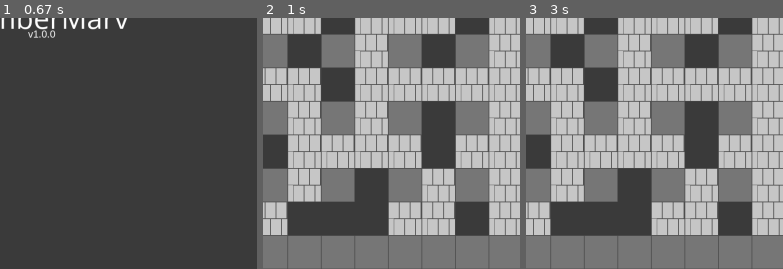
Above: before the commit, frames 1-3 (left to right).
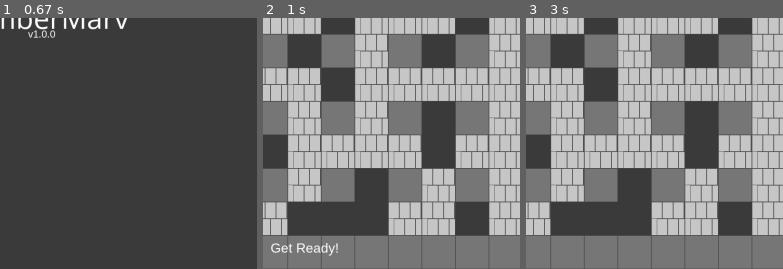
Above: after the commit, the same moments.

Repository: roborros/BomberMarv
Game: pygame game, started from pyBomberMarv.py
Two runs of this game, one before a commit and one after it. Both use one fixed random seed, a clock stepped at 60 frames per second and the inputs below.
Inputs:
- Up to frame 1 (0.67 s): hold Right from 0.33 s (still down)
- Up to frame 2 (1 s): release Right at 0.8 s; tap Enter at 0.83 s
- Up to frame 3 (3 s): no input
The pictures show only the part of the screen within x 42-92%, y 50-100%; the shares and areas given below are measured in that part.

Frame 1 is identical in both runs. In frame 2, 0.5% of the frame differs, in the area x 3-30%, y 89-95%; in frame 3, nothing differs.

Commit message:
Add a 2-second freeze time at game start and update game state handling

Diff:
--- a/pyBomberMarv.py
+++ b/pyBomberMarv.py
@@ -339,7 +339,7 @@
 
 
 def init_game():
-    global board, bombs, explosions, powerups, players
+    global board, bombs, explosions, powerups, players, game_start_time
     board = generate_maze()
     bombs = []
     explosions = []
@@ -388,6 +388,7 @@
 
         clear_safe_zone(board, player.start_grid_x, player.start_grid_y, offsets)
         player.reset()
+    game_start_time = pygame.time.get_ticks() + 2000  # Add a 2-second freeze time
 
 def get_explosion_cells(bomb):
     cells = [(bomb.x, bomb.y)]
@@ -731,7 +732,7 @@
                 if game_state in ["win", "champion", "startup"]:
                     init_game()
                     game_state = "playing"
-            elif game_state == "playing":
+            elif game_state == "playing" and current_time >= game_start_time:
                 for player in players:
                     if event.key == player.controls['bomb']:
                         player.drop_bomb(bombs, current_time)
@@ -758,62 +759,72 @@
         draw_logo(game_surface, alpha)
 
     elif game_state == "playing":
-        for player in players:
-            player.update(dt, board, bombs)
-        triggered_explosions = []
-        for bomb in bombs[:]:
-            if bomb.update(current_time):
-                exp = Explosion(get_explosion_cells(bomb), current_time)
-                triggered_explosions.append(exp)
-                bomb.owner.active_bombs -= 1
-                bombs.remove(bomb)
-        chain_cells = set()
-        for exp in triggered_explosions:
-            for cell in exp.cells:
-                chain_cells.add(cell)
-        chain_triggered = True
-        while chain_triggered:
-            chain_triggered = False
+        if current_time < game_start_time:
+            draw_board(game_surface)
+            draw_powerups(game_surface)
+            draw_bombs(game_surface, current_time)
+            draw_explosions(game_surface, current_time)
+            draw_players(game_surface)
+            start_text = font_small.render("Get Ready!", True, (255, 255, 255))
+            start_rect = start_text.get_rect(center=(BASE_WIDTH // 2, BASE_HEIGHT - 50))
+            game_surface.blit(start_text, start_rect)
+        else:
+            for player in players:
+                player.update(dt, board, bombs)
+            triggered_explosions = []
             for bomb in bombs[:]:
-                if (bomb.x, bomb.y) in chain_cells:
+                if bomb.update(current_time):
                     exp = Explosion(get_explosion_cells(bomb), current_time)
                     triggered_explosions.append(exp)
-                    for cell in exp.cells:
-                        chain_cells.add(cell)
                     bomb.owner.active_bombs -= 1
                     bombs.remove(bomb)
-                    chain_triggered = True
-        explosions.extend(triggered_explosions)
-        for explosion in explosions[:]:
-            if not explosion.is_active(current_time):
-                handle_explosion(explosion)
-                explosions.remove(explosion)
-        for player in players:
-            if not player.alive:
-                continue
-            for pu in powerups[:]:
-                if player.get_grid_pos() == (pu.x, pu.y):
-                    if pu.type == "bomb":
-                        player.bomb_capacity += 1
-                    elif pu.type == "fire":
-                        player.fire_power += 1
-                    powerups.remove(pu)
-                    bonus_sound.play()
-        alive_players = [p for p in players if p.alive]
-        if len(alive_players) <= 1:
-            if alive_players:
-                alive_players[0].trophies += 1
-                if alive_players[0].trophies >= TROPHY_WIN_THRESHOLD:
-                    game_state = "champion"
+            chain_cells = set()
+            for exp in triggered_explosions:
+                for cell in exp.cells:
+                    chain_cells.add(cell)
+            chain_triggered = True
+            while chain_triggered:
+                chain_triggered = False
+                for bomb in bombs[:]:
+                    if (bomb.x, bomb.y) in chain_cells:
+                        exp = Explosion(get_explosion_cells(bomb), current_time)
+                        triggered_explosions.append(exp)
+                        for cell in exp.cells:
+                            chain_cells.add(cell)
+                        bomb.owner.active_bombs -= 1
+                        bombs.remove(bomb)
+                        chain_triggered = True
+            explosions.extend(triggered_explosions)
+            for explosion in explosions[:]:
+                if not explosion.is_active(current_time):
+                    handle_explosion(explosion)
+                    explosions.remove(explosion)
+            for player in players:
+                if not player.alive:
+                    continue
+                for pu in powerups[:]:
+                    if player.get_grid_pos() == (pu.x, pu.y):
+                        if pu.type == "bomb":
+                            player.bomb_capacity += 1
+                        elif pu.type == "fire":
+                            player.fire_power += 1
+                        powerups.remove(pu)
+                        bonus_sound.play()
+            alive_players = [p for p in players if p.alive]
+            if len(alive_players) <= 1:
+                if alive_players:
+                    alive_players[0].trophies += 1
+                    if alive_players[0].trophies >= TROPHY_WIN_THRESHOLD:
+                        game_state = "champion"
+                    else:
+                        game_state = "win"
                 else:
                     game_state = "win"
-            else:
-                game_state = "win"
-        draw_board(game_surface)
-        draw_powerups(game_surface)
-        draw_bombs(game_surface, current_time)
-        draw_explosions(game_surface, current_time)
-        draw_players(game_surface)
+            draw_board(game_surface)
+            draw_powerups(game_surface)
+            draw_bombs(game_surface, current_time)
+            draw_explosions(game_surface, current_time)
+            draw_players(game_surface)
 
     elif game_state == "win":
         draw_logo(game_surface, alpha=255)
